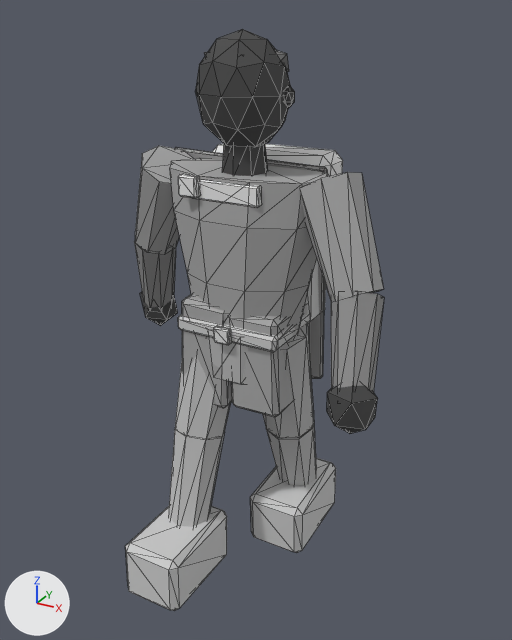
The glTF model assets/exports/npc/npc_traveller_contact_l_v01.glb: old version first, new version second.
The view is the same before and after, from a 50 mm camera at (1.212, -2.127, 2.092) aimed at (0.056, -0.024, 1.041). Arrows for +X, +Y and +Z are at lower left; the lights stay in place. The older version comes first. Mesh edges are drawn as thin lines. Vertices at exactly the same position are counted once.

In view in the first picture: 'GEO_npc_traveller_contact_l_v01'.
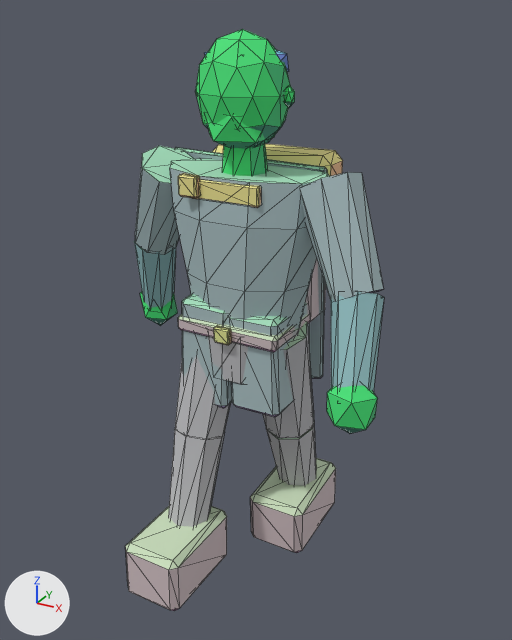
What differs and where, as boxes (x1, y1, x2, y2) in the pictures (512 x 640 px):
part 1 of me_geo_npc_traveller_contact_l_v01, added (green): after (206, 115, 275, 149)
part 2 of me_geo_npc_traveller_contact_l_v01, recoloured: (125, 29, 384, 611) in both

What changed in the scene script:
```text
Change me_geo_npc_traveller_contact_l_v01:
    used by ob_geo_npc_traveller_contact_l_v01; location = (0.0, 0.0, 0.0)
    remove me_geo_npc_traveller_contact_l_v01.from_pydata(...)  # 574 vertices, 1036 faces; spans x -0.62..0.62, y -0.53..0.39, z -0.01..2.03
    add me_geo_npc_traveller_contact_l_v01.from_pydata(...)  # 586 vertices, 1056 faces; spans x -0.62..0.62, y -0.53..0.39, z -0.01..2.03
    me_geo_npc_traveller_contact_l_v01 part 1: a new loose piece, an icosphere of 20 faces spanning x -0.12..0.12, y -0.14..0.07, z 1.65..1.83, in mat_mat_npc_indexed
    me_geo_npc_traveller_contact_l_v01 part 2: 1036 kept faces spanning x -0.62..0.62, y -0.53..0.39, z -0.01..2.03 get new vertex colours
```
